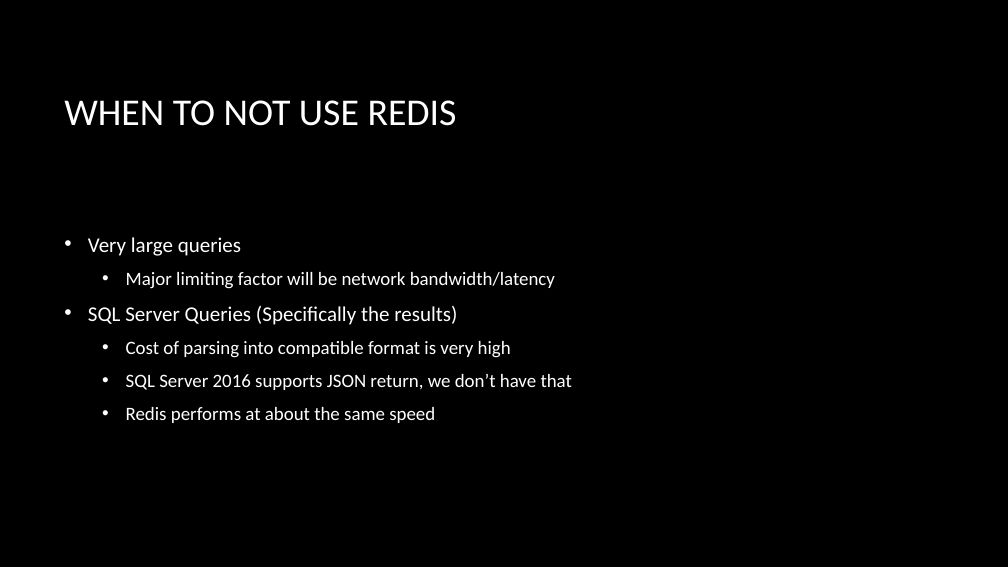
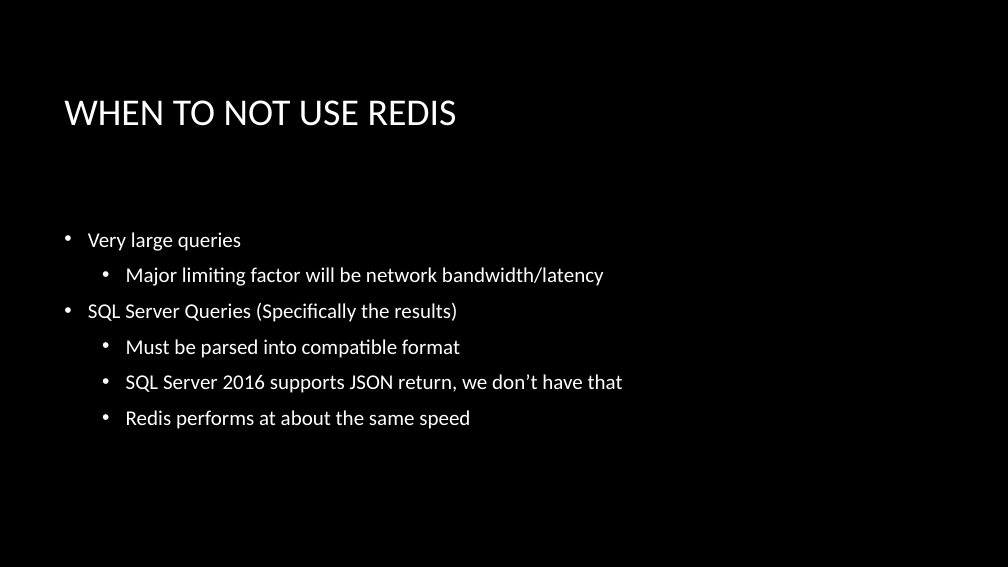
Before and after one commit to zoldham/Redis-Intro, a slide deck: slide 6 of Presenters/Presentation.pptx. Drawn at 1008x567 pixels with LibreOffice and Linux fonts; fonts in the diff are those of the drawing; background and template pictures are left out. Boxes give left, top, right and bottom in pixels: in the first picture for what was removed or moved away, otherwise in the second. Text is boxed around its words. In the diff, an @@ line names an element or a change of style, - is before the commit and + after.

Commit message:
Updated powerpoint

```diff
--- a/Presenters/Presentation.pptx
+++ b/Presenters/Presentation.pptx
@@ text at (x1=126, y1=267, x2=623, y2=429): size 18 to 20 pt in "Major limiting factor will be network bandwidth/latency", "SQL Server 2016 supports JSON return, we ...", "Redis performs at about the same speed" @@
@@ text at (x1=126, y1=339, x2=460, y2=358): text changed; size 18 to 20 pt @@
-  • Cost of parsing into compatible format is very high
+  • Must be parsed into compatible format
```
Also in this commit, not shown: 2 other slides changed, 3 other files.
